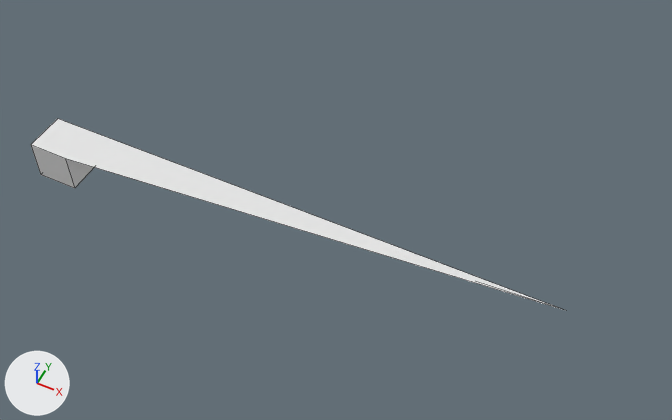
The Blender file TL.blend as it was, and as the next commit left it.
One viewpoint serves both versions: a camera (50 mm lens) standing at (25.5, -22.4, 31.2) and looking at (13.1, 2.4, 0.2). Arrows for +X, +Y and +Z are at lower left; the lights stay in place. The older version comes first. Mesh edges are drawn as thin lines.

Script lines for the objects in view, before the commit:
```python
me_cube = bpy.data.meshes.new('Cube')
me_cube.from_pydata([(24.0, 1.0, 1.0), (1.0, 1.0, -1.0), (1.0, -1.0, 1.0), (1.0, -1.0, -1.0), (-1.0, 1.0, 1.0), (-1.0, 1.0, -1.0), (-1.0, -1.0, 1.0), (-1.0, -1.0, -1.0)], [], [(0, 4, 6, 2), (3, 2, 6, 7), (7, 6, 4, 5), (5, 1, 3, 7), (1, 0, 2, 3), (5, 4, 0, 1)])
me_cube.materials.append(mat_material)  # white #e7e7e7
ob_cube = bpy.data.objects.new('Cube', me_cube)
ob_cube.location = (0.0, 0.0, 0.0)
```
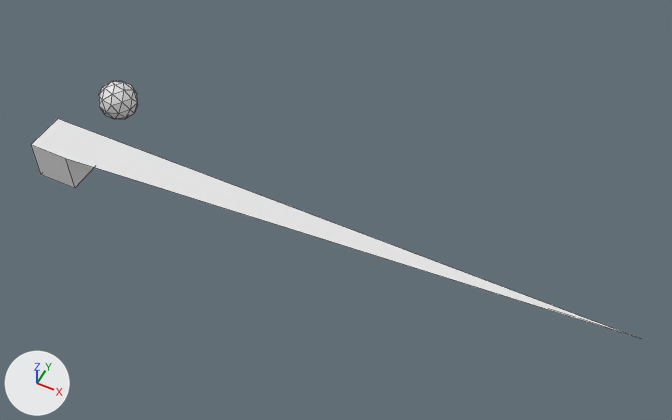
Commit message: 球体のマテリアルをメニューから出せるようにした。

The change, as a diff of the scene's bpy script:
```diff
--- a/TL.blend.py
+++ b/TL.blend.py
@@ me_cube @@
 # used by ob_cube; location = (0.0, 0.0, 0.0)
-me_cube.from_pydata(...)  # 8 vertices, 6 faces; spans x -1.0..24.0, y -1.0..1.0, z -1.0..1.0
-me_cube.vertices[0].co = (24.0, 1.0, 1.0)
+me_cube.from_pydata(...)  # 8 vertices, 6 faces; spans x -1.0..27.0, y -1.0..1.0, z -1.0..1.0
+# me_cube part 1
+me_cube.vertices[0].co = (27.0, 1.0, 1.0)
 me_cube.materials.append(mat_material)
@@ me_ico球 @@
+me_ico球.from_pydata(...)  # an icosphere of 80 faces spanning x -0.95..0.95, y -1.0..1.0, z -1.0..1.0
@@ ob_ico球 @@
+ob_ico球 = bpy.data.objects.new('ICO球', me_ico球)
+ob_ico球.location = (0.0, 4.22, 0.0)
```

Location of each change, [x1, y1, x2, y2] in pixels of the pictures (672 x 420 px):
'Cube', reshaped (15% wider, 15% taller)
    before: [31, 119, 561, 309]
    after: [31, 119, 638, 338]
'ICO球', added
    after: [99, 81, 138, 119]
